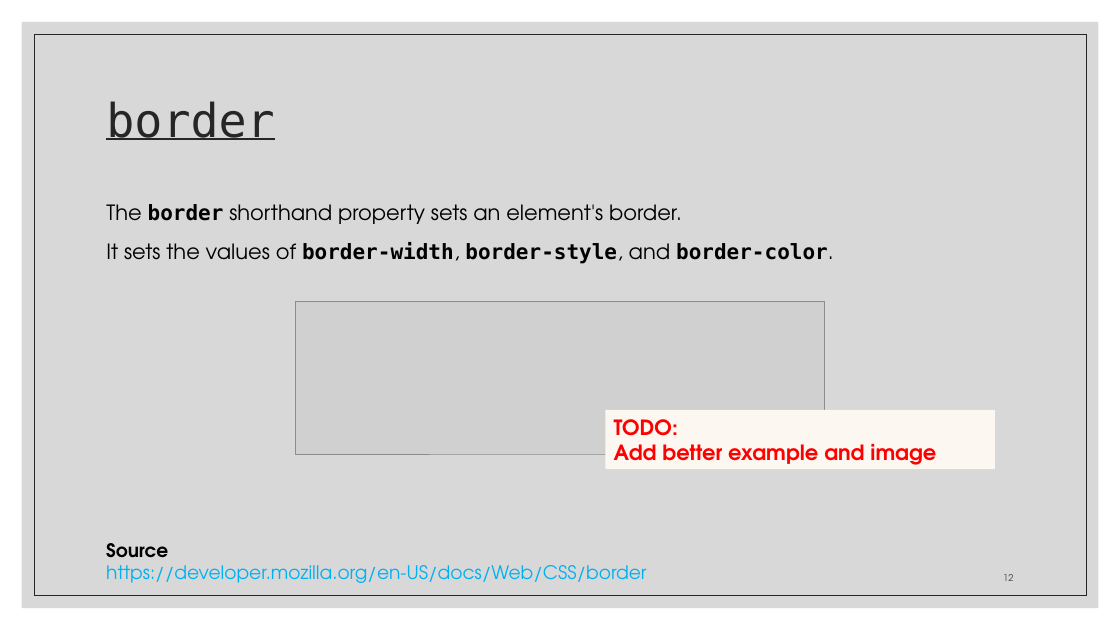
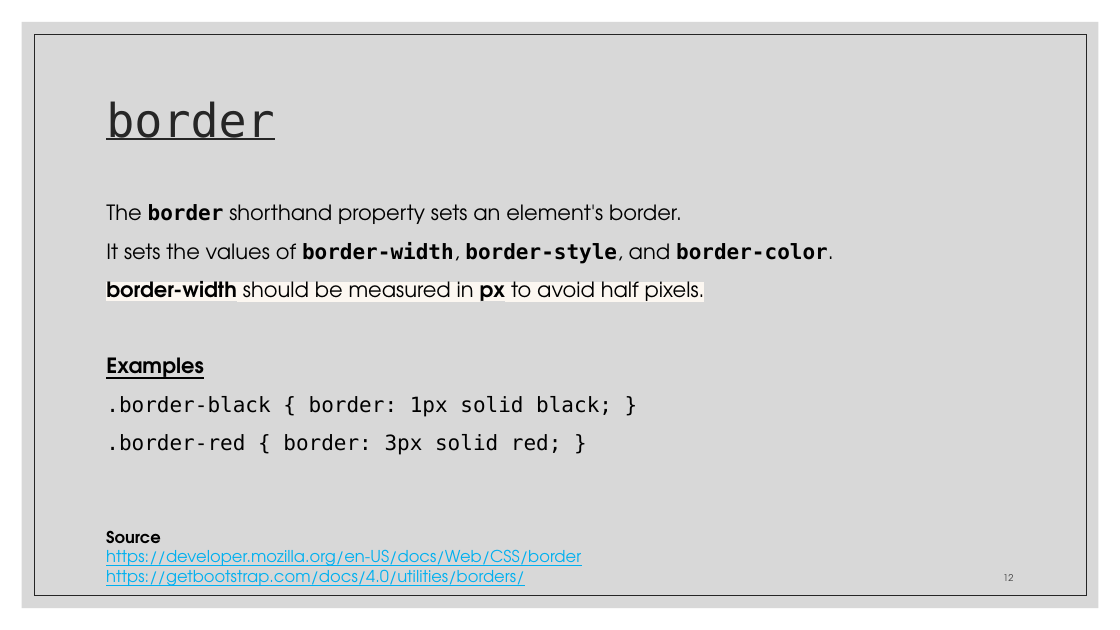
Before and after one commit to zackstotts/base-node-curriculum, a slide deck: slide 12 of unit_00/html_review/03 CSS.pptx. Drawn at 1120x630 pixels with LibreOffice and Linux fonts; fonts in the diff are those of the drawing; grey boxes stand for pictures. Boxes give left, top, right and bottom in pixels: in the first picture for what was removed or moved away, otherwise in the second. Text is boxed around its words. In the diff, an @@ line names an element or a change of style, - is before the commit and + after.

```diff
--- a/unit_00/html_review/03 CSS.pptx
+++ b/unit_00/html_review/03 CSS.pptx
@@ text at bbox=[106, 281, 705, 455]: paragraphs added @@
+border-width should be measured in px to avoid half pixels.
+Examples
+.border-black { border: 1px solid black; }
+.border-red { border: 3px solid red; }
@@ picture removed at bbox=[296, 302, 825, 454] @@
@@ rectangle removed at bbox=[606, 410, 996, 470] @@
-TODO:
-Add better example and image
@@ text "Source": place and size @@
-text "Source" at bbox=[106, 543, 646, 583]
+text "Source" at bbox=[106, 530, 581, 586]
@@ text at bbox=[106, 530, 581, 571]: size 16 to 14 pt in "Source", "https://developer.mozilla.org/en-US/docs/Web/CSS/border"; underline on in "https://developer.mozilla.org/en-US/docs/Web/CSS/border" @@
@@ text at bbox=[106, 565, 524, 586]: paragraph added @@
+https://getbootstrap.com/docs/4.0/utilities/borders/
```
Also in this commit, not shown: 6 other slides changed, 7 slides added, 1 slide removed.
